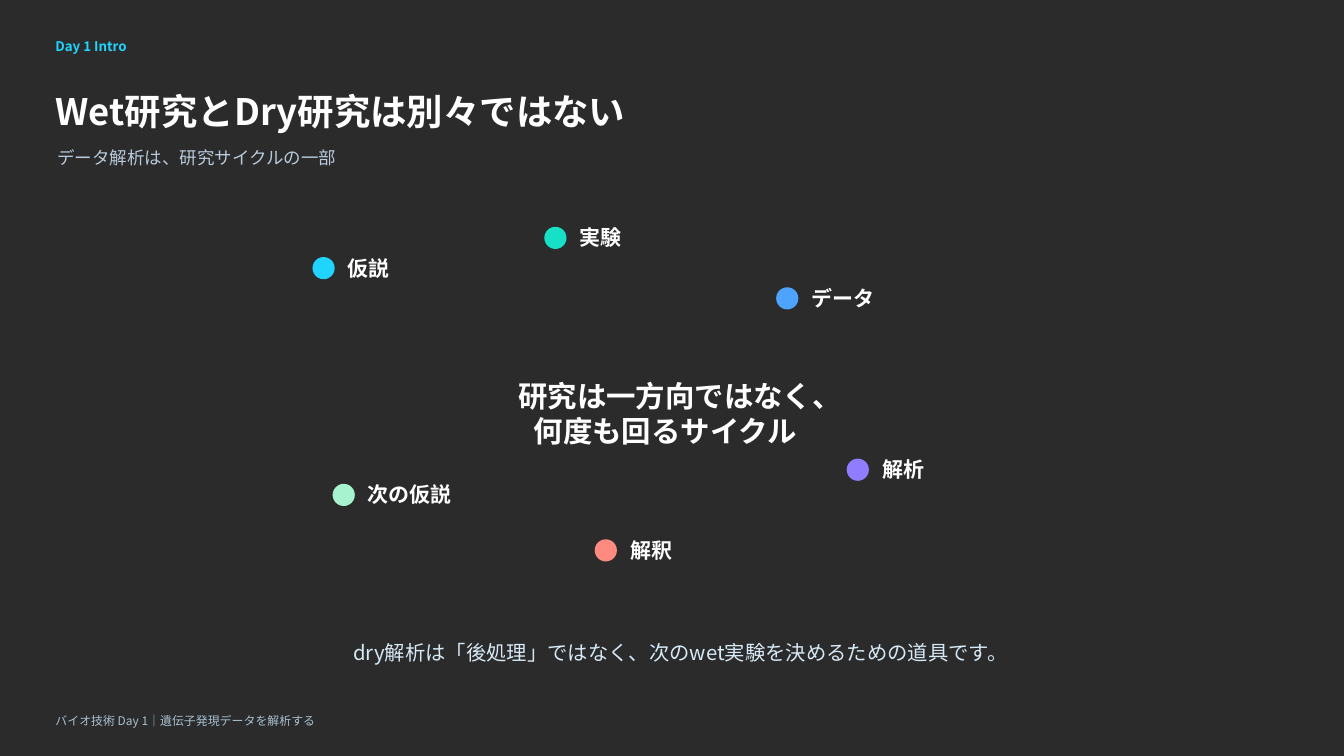
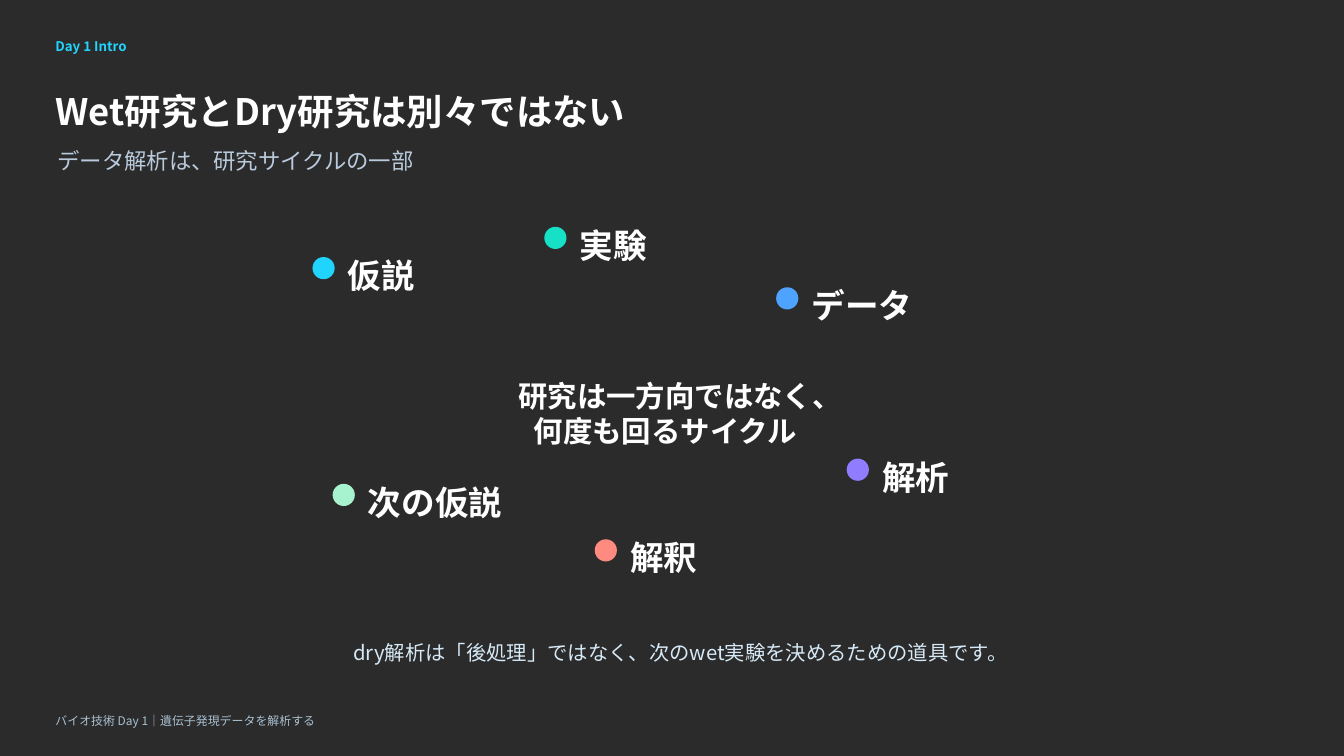
Before and after one commit to iwata97/bioinfo_2026, a slide deck: slide 3 of bioinformatics_day1_AM.pptx. Drawn at 1344x756 pixels with LibreOffice and Linux fonts; fonts in the diff are those of the drawing; background and template pictures are left out; a plain dark background stands for a picture behind light text. Boxes give left, top, right and bottom in pixels: in the first picture for what was removed or moved away, otherwise in the second. Text is boxed around its words. In the diff, an @@ line names an element or a change of style, - is before the commit and + after.

```diff
--- a/bioinformatics_day1_AM.pptx
+++ b/bioinformatics_day1_AM.pptx
@@ text "データ解析は、研究サイクルの一部" at box(57, 150, 413, 171): size 12.5 to 16 pt @@
@@ size 15 to 24 pt in 6 elements at box(348, 259, 415, 291), box(580, 229, 647, 261), box(811, 289, 912, 321), box(882, 461, 949, 493), box(630, 541, 697, 573), box(368, 486, 502, 518) @@
```
Also in this commit, not shown: 4 other slides changed, 5 slides added, 4 slides removed, 5 other files.
